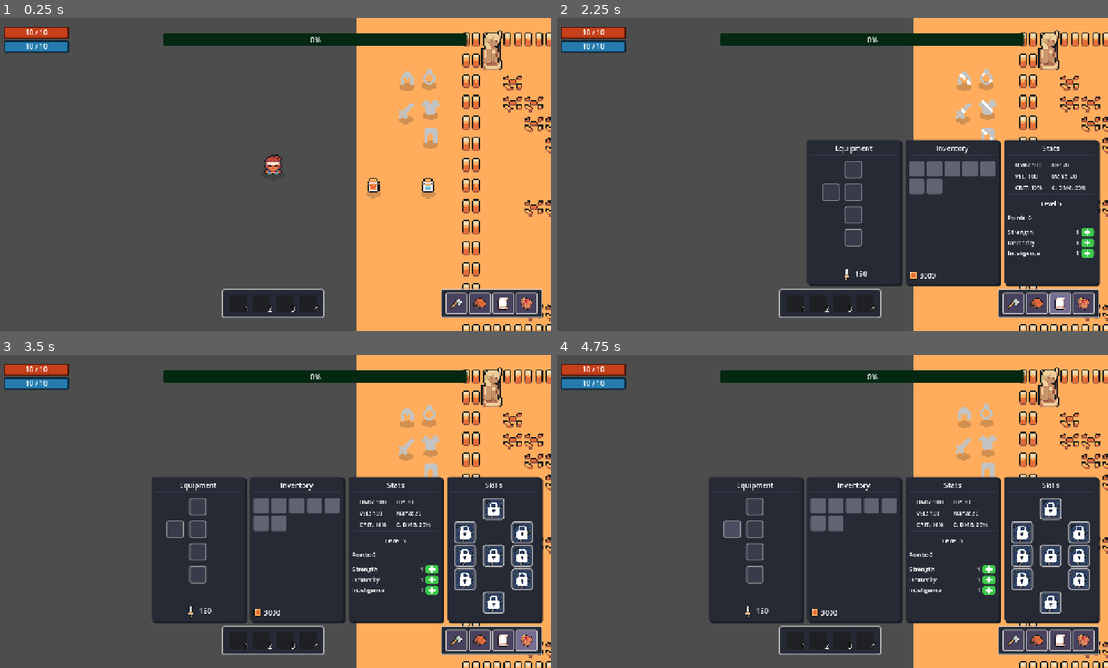
Above: before the commit, frames 1-4 (two rows, left to right).
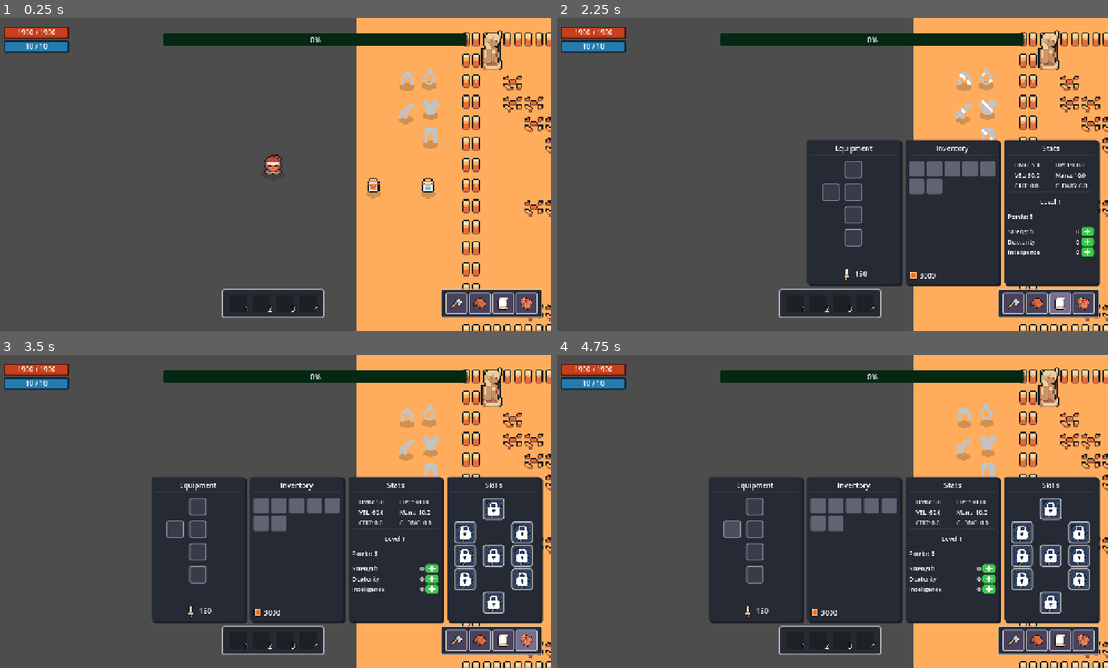
Above: after the commit, the same moments.

Repository: ArtemisSoftware/hunter-world
Game: Godot game, scene res://world/town/town.tscn
The game is run twice, just before and just after one commit, with the same random seed, the same clock (stepped at 60 frames per second) and the same inputs. The project has no main scene, so this scene is started directly.
Inputs (mouse positions are in pixels of both pictures, inside the frame that each line leads up to):
- Up to frame 1 (0.25 s): no input
- Up to frame 2 (2.25 s): click (1014, 302) at 0.5 s; click (1036, 302) at 1.25 s; click (1058, 302) at 2 s
- Up to frame 3 (3.5 s): click (528, 639) at 2.75 s
- Up to frame 4 (4.75 s): click (755, 505) at 3.5 s; click (733, 530) at 4.25 s

The runs differ from the first frame. In frame 1, less than 0.1% of the frame differs, in the area x 3-10%, y 3-6%; in frame 2, 0.7%; in frame 3, 0.7%, in the area x 3-80%, y 3-77%; in frame 4, 0.7%.

Commit message:
COnnect stats

Diff:
--- /dev/null
+++ b/core/components/resources/stats.gd
@@ -0,0 +1,5 @@
+class_name Stats extends Resource
+
+@export var strength: int = 0
+@export var dexterity: int = 0
+@export var intelligence: int = 0
--- a/entities/player/player.gd
+++ b/entities/player/player.gd
@@ -8,6 +8,7 @@
 @export var damage: float = 5.0
 @export var critical_chance: float = 0.0
 @export var critical_damage: float = 0.0
+@export var current_points: int = 5
 
 @export_group("Experience")
 @export var base_exp: float = 100.0
@@ -31,7 +32,7 @@
 
 
 var last_direction: String = "down"
-
+var stats: Stats
 
 
 func _ready() -> void:
@@ -60,6 +61,7 @@
 	exp.setup(base_exp, exp_multiplier)
 	exp.on_next_level.connect(EventBus.on_player_new_level.emit)
 	exp.on_experience_updated.connect(EventBus.on_player_stats_updated.emit)
+	stats = Stats.new()
 	pass
 
 func reset_health() -> void:
--- a/entities/player/player.tscn
+++ b/entities/player/player.tscn
@@ -254,6 +254,7 @@
 [node name="Player" type="CharacterBody2D" unique_id=915585019]
 collision_layer = 2
 script = ExtResource("1_bls4j")
+max_health = 1900.0
 
 [node name="Shadow" type="Sprite2D" parent="." unique_id=1725785830]
 self_modulate = Color(1, 1, 1, 0.21176471)
--- a/hud/loadout/stats_panel.gd
+++ b/hud/loadout/stats_panel.gd
@@ -1,18 +1,47 @@
 class_name StatsPanel extends PanelContainer
 
 @onready var damage_label: Label = %DamageLabel
+@onready var velocity_label: Label = %VelocityLabel
+@onready var critical_label: Label = %CriticalLabel
 @onready var hp_label: Label = %HpLabel
-@onready var velocity_label: Label = %VelocityLabel
 @onready var mana_label: Label = %ManaLabel
-@onready var critical_label: Label = %CriticalLabel
 @onready var critical_damage_label: Label = %CriticalDamageLabel
 
 @onready var current_level_label: Label = %CurrentLevelLabel
 @onready var current_points_label: Label = %CurrentPointsLabel
 
+
 @onready var strength_points_label: Label = %StrengthPointsLabel
 @onready var dexterity_points_label: Label = %DexterityPointsLabel
 @onready var inteligence_points_label: Label = %InteligencePointsLabel
+
+func _ready() -> void:
+	EventBus.on_player_created.connect(_on_player_created)
+	pass
+
+func update_stats() -> void:
+	if not is_instance_valid(EventBus.player): return
+
+	damage_label.text = str(EventBus.player.damage)
+	hp_label.text = str(EventBus.player.health.max_health)
+	velocity_label.text = str(EventBus.player.move_speed)
+	mana_label.text = str(EventBus.player.mana.max_mana)
+	critical_damage_label.text = str(EventBus.player.critical_damage)
+	critical_label.text = str(EventBus.player.critical_chance)
+
+	current_level_label.text = str(EventBus.player.exp.current_level)
+	current_points_label.text = str(EventBus.player.current_points)
+
+
+	strength_points_label.text = str(EventBus.player.stats.strength)
+	dexterity_points_label.text = str(EventBus.player.stats.dexterity)
+	inteligence_points_label.text = str(EventBus.player.stats.intelligence)
+
+	pass
+
+func _on_player_created() -> void:
+	update_stats()
+	pass
 
 
 func _on_strength_button_pressed() -> void:
--- a/hud/loadout/stats_panel.tscn
+++ b/hud/loadout/stats_panel.tscn
@@ -3,6 +3,7 @@
 [ext_resource type="Script" uid="uid://d3itsvvg5phbq" path="res://hud/loadout/stats_panel.gd" id="1_m3rra"]
 [ext_resource type="StyleBox" uid="uid://dly83cc7k3vcl" path="res://hud/styles/stat_button_style.tres" id="1_uh6j2"]
 [ext_resource type="StyleBox" uid="uid://cyrwu467v5dxm" path="res://hud/styles/stat_button_pressed_style.tres" id="2_m3rra"]
+[ext_resource type="LabelSettings" uid="uid://bhmooljkm8jw7" path="res://hud/styles/stat_label_value.tres" id="2_veaue"]
 [ext_resource type="StyleBox" uid="uid://dv4o256uclni7" path="res://hud/styles/stat_button_hover_style.tres" id="3_veaue"]
 [ext_resource type="Texture2D" uid="uid://cifghx3ufgtsx" path="res://hud/sprites/Plus.png" id="4_fy4vc"]
 
@@ -17,9 +18,6 @@
 shadow_size = 2
 shadow_offset = Vector2(4, 4)
 
-[sub_resource type="LabelSettings" id="LabelSettings_17kdm"]
-font_size = 13
-
 [sub_resource type="LabelSettings" id="LabelSettings_e0hs8"]
 font_size = 14
 
@@ -60,63 +58,105 @@
 custom_minimum_size = Vector2(0, 4)
 layout_mode = 2
 
-[node name="VBoxContainer" type="VBoxContainer" parent="MarginContainer/VBoxContainer" unique_id=473370318]
-layout_mode = 2
-theme_override_constants/separation = 8
-
-[node name="HBoxContainer" type="HBoxContainer" parent="MarginContainer/VBoxContainer/VBoxContainer" unique_id=675298794]
-layout_mode = 2
+[node name="HBoxContainer" type="HBoxContainer" parent="MarginContainer/VBoxContainer" unique_id=925151828]
+layout_mode = 2
+size_flags_horizontal = 4
+theme_override_constants/separation = 36
+
+[node name="VBoxContainer" type="VBoxContainer" parent="MarginContainer/VBoxContainer/HBoxContainer" unique_id=2035479790]
+layout_mode = 2
+size_flags_horizontal = 3
+theme_override_constants/separation = 6
 alignment = 1
 
-[node name="DamageLabel" type="Label" parent="MarginContainer/VBoxContainer/VBoxContainer/HBoxContainer" unique_id=6248039]
-unique_name_in_owner = true
-custom_minimum_size = Vector2(80, 0)
-layout_mode = 2
-text = "DMG: 100"
-label_settings = SubResource("LabelSettings_17kdm")
-
-[node name="HpLabel" type="Label" parent="MarginContainer/VBoxContainer/VBoxContainer/HBoxContainer" unique_id=1733436332]
-unique_name_in_owner = true
-custom_minimum_size = Vector2(80, 0)
-layout_mode = 2
-text = "HP: 20"
-label_settings = SubResource("LabelSettings_17kdm")
-
-[node name="HBoxContainer2" type="HBoxContainer" parent="MarginContainer/VBoxContainer/VBoxContainer" unique_id=3406324]
-layout_mode = 2
-alignment = 1
-
-[node name="VelocityLabel" type="Label" parent="MarginContainer/VBoxContainer/VBoxContainer/HBoxContainer2" unique_id=2106378393]
-unique_name_in_owner = true
-custom_minimum_size = Vector2(80, 0)
-layout_mode = 2
-text = "VEL: 100"
-label_settings = SubResource("LabelSettings_17kdm")
-
-[node name="ManaLabel" type="Label" parent="MarginContainer/VBoxContainer/VBoxContainer/HBoxContainer2" unique_id=272546247]
-unique_name_in_owner = true
-custom_minimum_size = Vector2(80, 0)
-layout_mode = 2
-text = "Mana: 20"
-label_settings = SubResource("LabelSettings_17kdm")
-
-[node name="HBoxContainer3" type="HBoxContainer" parent="MarginContainer/VBoxContainer/VBoxContainer" unique_id=1010392698]
-layout_mode = 2
-alignment = 1
-
-[node name="CriticalLabel" type="Label" parent="MarginContainer/VBoxContainer/VBoxContainer/HBoxContainer3" unique_id=656653943]
-unique_name_in_owner = true
-custom_minimum_size = Vector2(80, 0)
-layout_mode = 2
-text = "CRIT: 10%"
-label_settings = SubResource("LabelSettings_17kdm")
-
-[node name="CriticalDamageLabel" type="Label" parent="MarginContainer/VBoxContainer/VBoxContainer/HBoxContainer3" unique_id=968745808]
-unique_name_in_owner = true
-custom_minimum_size = Vector2(80, 0)
-layout_mode = 2
-text = "C. DMG: 20%"
-label_settings = SubResource("LabelSettings_17kdm")
+[node name="HBoxContainer2" type="HBoxContainer" parent="MarginContainer/VBoxContainer/HBoxContainer/VBoxContainer" unique_id=1359092526]
+layout_mode = 2
+
+[node name="Label" type="Label" parent="MarginContainer/VBoxContainer/HBoxContainer/VBoxContainer/HBoxContainer2" unique_id=727084117]
+layout_mode = 2
+text = "DMG:"
+label_settings = ExtResource("2_veaue")
+
+[node name="DamageLabel" type="Label" parent="MarginContainer/VBoxContainer/HBoxContainer/VBoxContainer/HBoxContainer2" unique_id=1305788047]
+unique_name_in_owner = true
+layout_mode = 2
+text = "100"
+label_settings = ExtResource("2_veaue")
+
+[node name="HBoxContainer3" type="HBoxContainer" parent="MarginContainer/VBoxContainer/HBoxContainer/VBoxContainer" unique_id=647188270]
+layout_mode = 2
+
+[node name="Label" type="Label" parent="MarginContainer/VBoxContainer/HBoxContainer/VBoxContainer/HBoxContainer3" unique_id=961834233]
+layout_mode = 2
+text = "VEL:"
+label_settings = ExtResource("2_veaue")
+
+[node name="VelocityLabel" type="Label" parent="MarginContainer/VBoxContainer/HBoxContainer/VBoxContainer/HBoxContainer3" unique_id=634231703]
+unique_name_in_owner = true
+layout_mode = 2
+text = "100"
+label_settings = ExtResource("2_veaue")
+
+[node name="HBoxContainer4" type="HBoxContainer" parent="MarginContainer/VBoxContainer/HBoxContainer/VBoxContainer" unique_id=1802221018]
+layout_mode = 2
+
+[node name="Label" type="Label" parent="MarginContainer/VBoxContainer/HBoxContainer/VBoxContainer/HBoxContainer4" unique_id=1725163390]
+layout_mode = 2
+text = "CRIT:"
+label_settings = ExtResource("2_veaue")
+
+[node name="CriticalLabel" type="Label" parent="MarginContainer/VBoxContainer/HBoxContainer/VBoxContainer/HBoxContainer4" unique_id=1142043496]
+unique_name_in_owner = true
+layout_mode = 2
+text = "100"
+label_settings = ExtResource("2_veaue")
+
+[node name="VBoxContainer2" type="VBoxContainer" parent="MarginContainer/VBoxContainer/HBoxContainer" unique_id=1636368775]
+layout_mode = 2
+size_flags_horizontal = 3
+theme_override_constants/separation = 6
+
+[node name="HBoxContainer2" type="HBoxContainer" parent="MarginContainer/VBoxContainer/HBoxContainer/VBoxContainer2" unique_id=1406741286]
+layout_mode = 2
+
+[node name="Label" type="Label" parent="MarginContainer/VBoxContainer/HBoxContainer/VBoxContainer2/HBoxContainer2" unique_id=197189795]
+layout_mode = 2
+text = "HP:"
+label_settings = ExtResource("2_veaue")
+
+[node name="HpLabel" type="Label" parent="MarginContainer/VBoxContainer/HBoxContainer/VBoxContainer2/HBoxContainer2" unique_id=1446005993]
+unique_name_in_owner = true
+layout_mode = 2
+text = "100"
+label_settings = ExtResource("2_veaue")
+
+[node name="HBoxContainer3" type="HBoxContainer" parent="MarginContainer/VBoxContainer/HBoxContainer/VBoxContainer2" unique_id=267324813]
+layout_mode = 2
+
+[node name="Label" type="Label" parent="MarginContainer/VBoxContainer/HBoxContainer/VBoxContainer2/HBoxContainer3" unique_id=1631363567]
+layout_mode = 2
+text = "Mana:"
+label_settings = ExtResource("2_veaue")
+
+[node name="ManaLabel" type="Label" parent="MarginContainer/VBoxContainer/HBoxContainer/VBoxContainer2/HBoxContainer3" unique_id=2074922652]
+unique_name_in_owner = true
+layout_mode = 2
+text = "100"
+label_settings = ExtResource("2_veaue")
+
+[node name="HBoxContainer4" type="HBoxContainer" parent="MarginContainer/VBoxContainer/HBoxContainer/VBoxContainer2" unique_id=1652111909]
+layout_mode = 2
+
+[node name="Label" type="Label" parent="MarginContainer/VBoxContainer/HBoxContainer/VBoxContainer2/HBoxContainer4" unique_id=921772657]
+layout_mode = 2
+text = "C. DMG:"
+label_settings = ExtResource("2_veaue")
+
+[node name="CriticalDamageLabel" type="Label" parent="MarginContainer/VBoxContainer/HBoxContainer/VBoxContainer2/HBoxContainer4" unique_id=815117370]
+unique_name_in_owner = true
+layout_mode = 2
+text = "100"
+label_settings = ExtResource("2_veaue")
 
 [node name="ColorRect2" type="ColorRect" parent="MarginContainer/VBoxContainer" unique_id=103474729]
 custom_minimum_size = Vector2(0, 2)
@@ -127,10 +167,20 @@
 custom_minimum_size = Vector2(0, 4)
 layout_mode = 2
 
-[node name="CurrentLevelLabel" type="Label" parent="MarginContainer/VBoxContainer" unique_id=1677816626]
-unique_name_in_owner = true
-layout_mode = 2
-text = "Level 5"
+[node name="HBoxContainer2" type="HBoxContainer" parent="MarginContainer/VBoxContainer" unique_id=1265016522]
+layout_mode = 2
+alignment = 1
+
+[node name="Label" type="Label" parent="MarginContainer/VBoxContainer/HBoxContainer2" unique_id=1677816626]
+layout_mode = 2
+text = "Level"
+label_settings = SubResource("LabelSettings_e0hs8")
+horizontal_alignment = 1
+
+[node name="CurrentLevelLabel" type="Label" parent="MarginContainer/VBoxContainer/HBoxContainer2" unique_id=591963488]
+unique_name_in_owner = true
+layout_mode = 2
+text = "5"
 label_settings = SubResource("LabelSettings_e0hs8")
 horizontal_alignment = 1
 
@@ -138,10 +188,19 @@
 custom_minimum_size = Vector2(0, 6)
 layout_mode = 2
 
-[node name="CurrentPointsLabel" type="Label" parent="MarginContainer/VBoxContainer" unique_id=221207123]
-unique_name_in_owner = true
-layout_mode = 2
-text = "Points: 6"
+[node name="HBoxContainer3" type="HBoxContainer" parent="MarginContainer/VBoxContainer" unique_id=832407517]
+layout_mode = 2
+
+[node name="Label" type="Label" parent="MarginContainer/VBoxContainer/HBoxContainer3" unique_id=753135533]
+layout_mode = 2
+text = "Points:"
+label_settings = SubResource("LabelSettings_e0hs8")
+horizontal_alignment = 1
+
+[node name="CurrentPointsLabel" type="Label" parent="MarginContainer/VBoxContainer/HBoxContainer3" unique_id=221207123]
+unique_name_in_owner = true
+layout_mode = 2
+text = "6"
 label_settings = SubResource("LabelSettings_pdakf")
 
 [node name="Space4" type="Control" parent="MarginContainer/VBoxContainer" unique_id=852174237]
--- /dev/null
+++ b/hud/styles/stat_label_value.tres
@@ -0,0 +1,4 @@
+[gd_resource type="LabelSettings" format=3 uid="uid://bhmooljkm8jw7"]
+
+[resource]
+font_size = 13
Not shown, added: core/components/resources/stats.gd.uid
